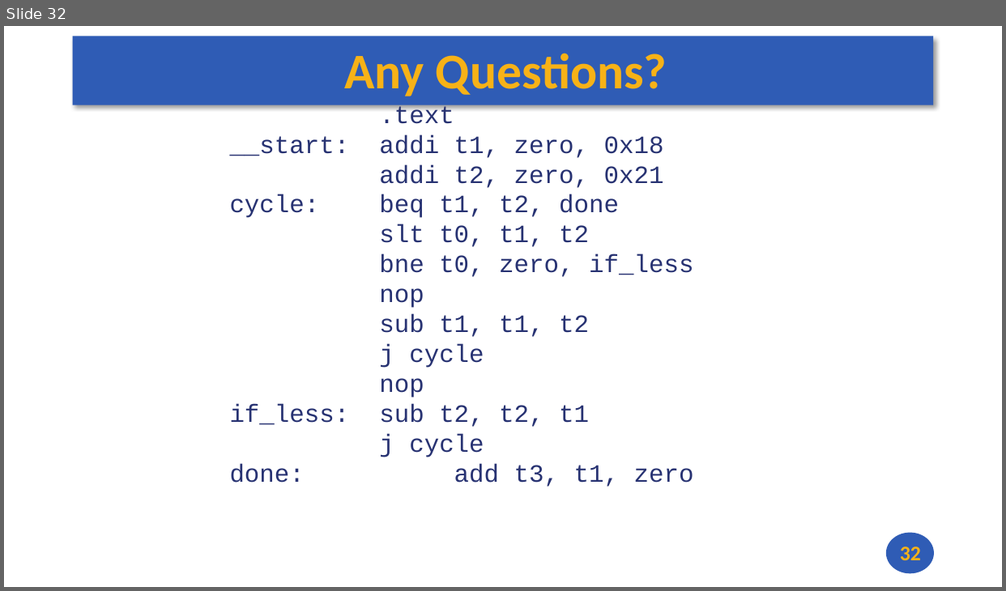
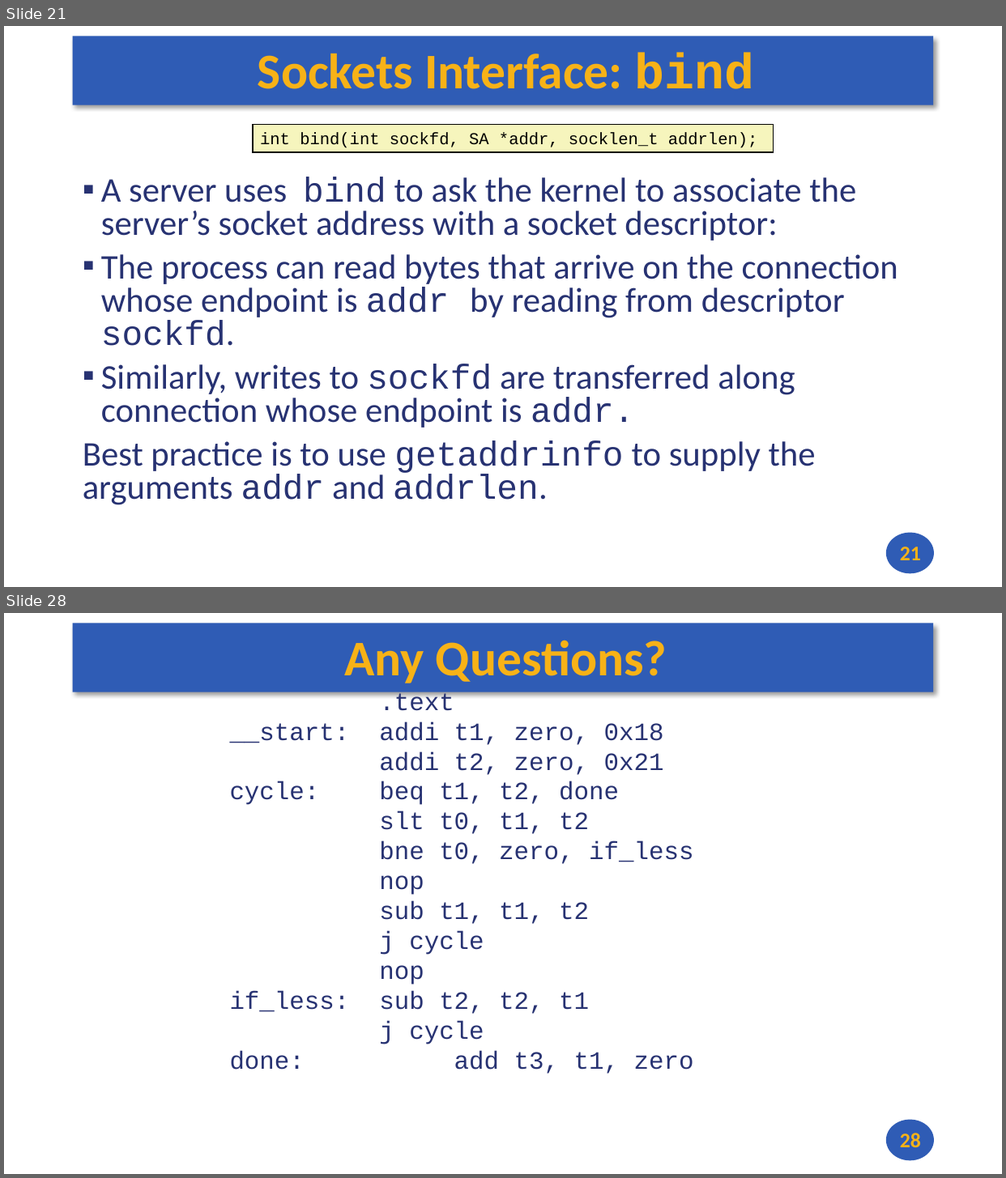
Before and after one commit to andrewt0301/hse-acos-course, a slide deck: docs/part2os/13_Sockets/OS_Lecture_13.pptx. Shown one above the other, each under a label of ours: slide 32 before the commit, slides 21 and 28 after it; the slides between them are not shown. The pictures are 1006x591 and 1006x1178 pixels, drawn with LibreOffice and Linux fonts; fonts in the diff are those of the drawing. Boxes give left, top, right and bottom in pixels: in the first picture for what was removed or moved away, otherwise in the second. Text is boxed around its words. In the diff, an @@ line names an element or a change of style, - is before the commit and + after.

```diff
--- a/docs/part2os/13_Sockets/OS_Lecture_13.pptx
+++ b/docs/part2os/13_Sockets/OS_Lecture_13.pptx
@@ slide 21 added at bbox=[4, 26, 1002, 587], background #FFFFFF; not listed: 2 template elements that a slide beside it also shows @@
@@ title added at bbox=[258, 54, 754, 89], 48 pt, text #F7B217, bold @@
+Sockets Interface: bind
@@ rectangle added at bbox=[253, 125, 773, 152], fill #F6F5BD, outline #000000 1 pt, 16 pt, text #000000 @@
+int bind(int sockfd, SA *addr, socklen_t addrlen);
@@ text added at bbox=[83, 177, 898, 506], 33.3 pt, text #273272 @@
+▪ A server uses bind to ask the kernel to associate the server’s socket address with a socket descriptor:
+▪ The process can read bytes that arrive on the connection whose endpoint is addr by reading from descriptor sockfd.
+▪ Similarly, writes to sockfd are transferred along connection whose endpoint is addr.
+Best practice is to use getaddrinfo to supply the arguments addr and addrlen.
@@ page number added at bbox=[900, 547, 921, 561], 20 pt, text #F7B217, bold @@
+21
@@ what was slide 32 is now slide 28 @@
@@ page number at bbox=[900, 1133, 921, 1148]: text changed @@
-32
+28
```
Also in this commit, not shown: 1 slide changed, 25 other slides added, 30 slides removed, 2 other files.
